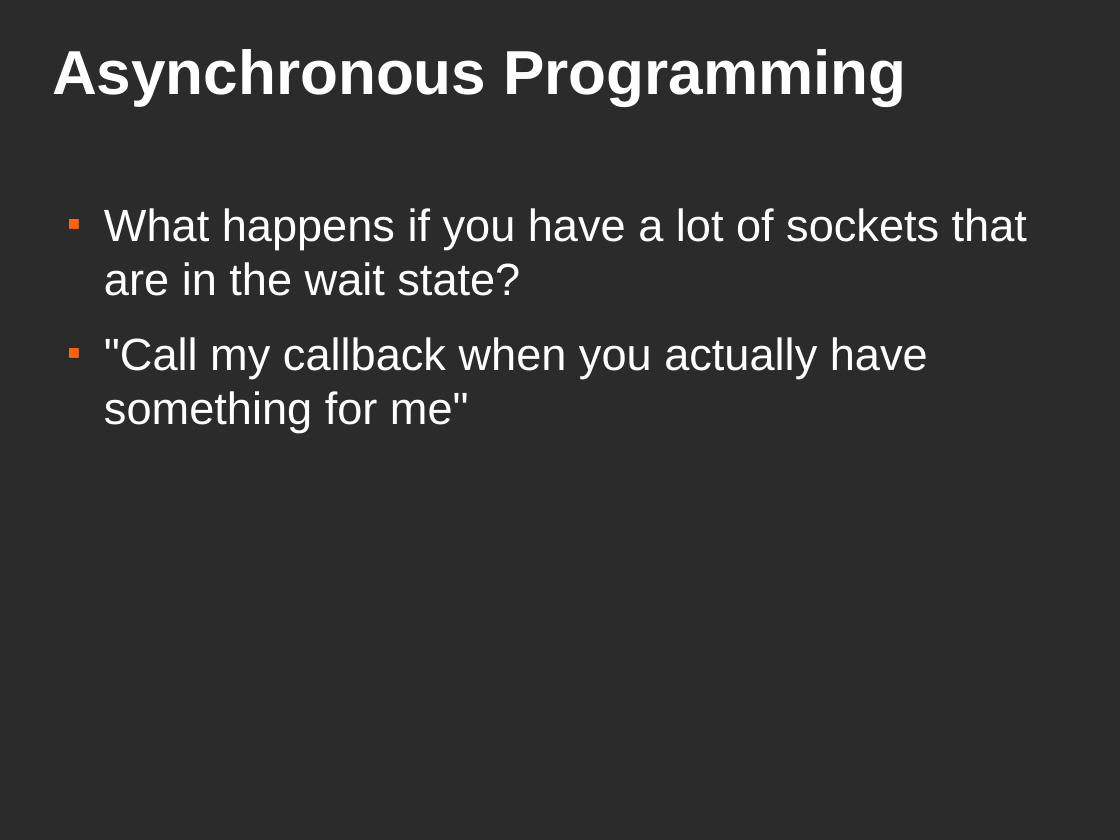
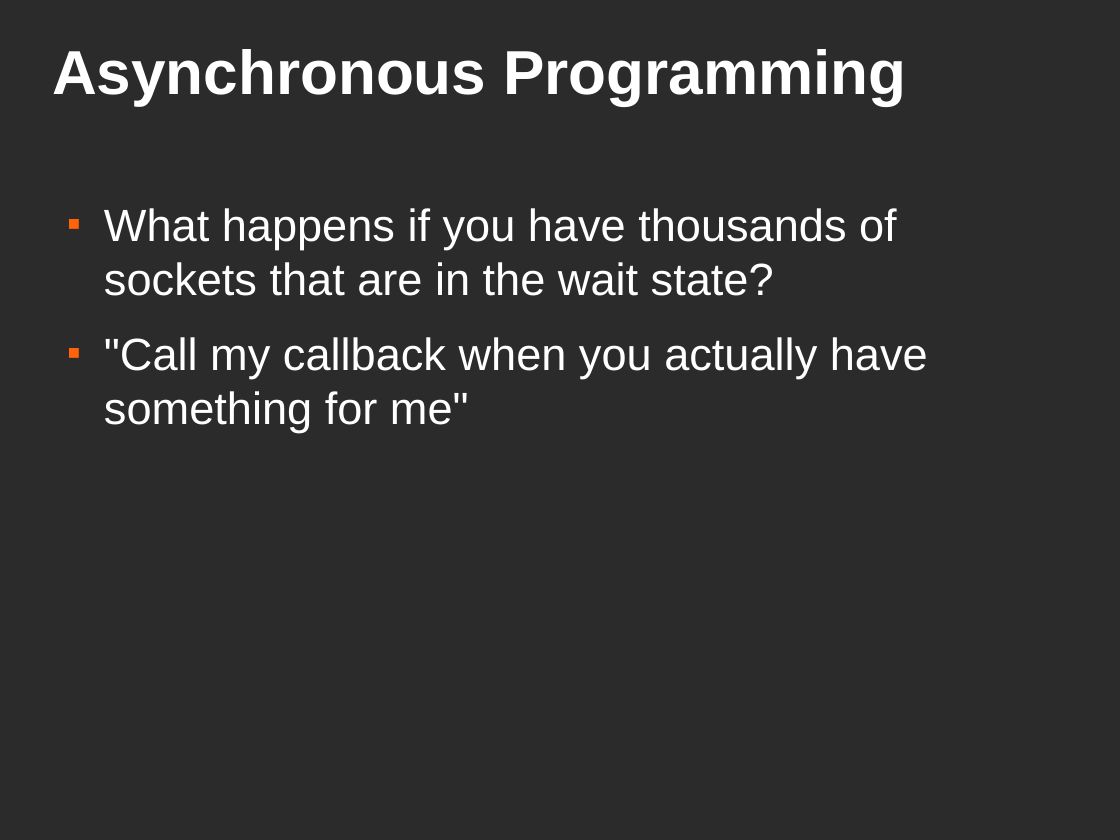
Before and after one commit to jjinux/concurrency-200912, a slide deck: slide 25 of slides.odp. Drawn at 1120x840 pixels with LibreOffice and Linux fonts; fonts in the diff are those of the drawing; background and template pictures are left out; a plain dark background stands for a picture behind light text. Boxes give left, top, right and bottom in pixels: in the first picture for what was removed or moved away, otherwise in the second. Text is boxed around its words. In the diff, an @@ line names an element or a change of style, - is before the commit and + after.

```diff
--- a/slides.odp
+++ b/slides.odp
@@ text at (104, 208, 897, 296): text changed @@
-■ What happens if you have a lot of sockets that are in the wait state?
+■ What happens if you have thousands of sockets that are in the wait state?
```
Also in this commit, not shown: 12 other slides changed, 1 other file.
